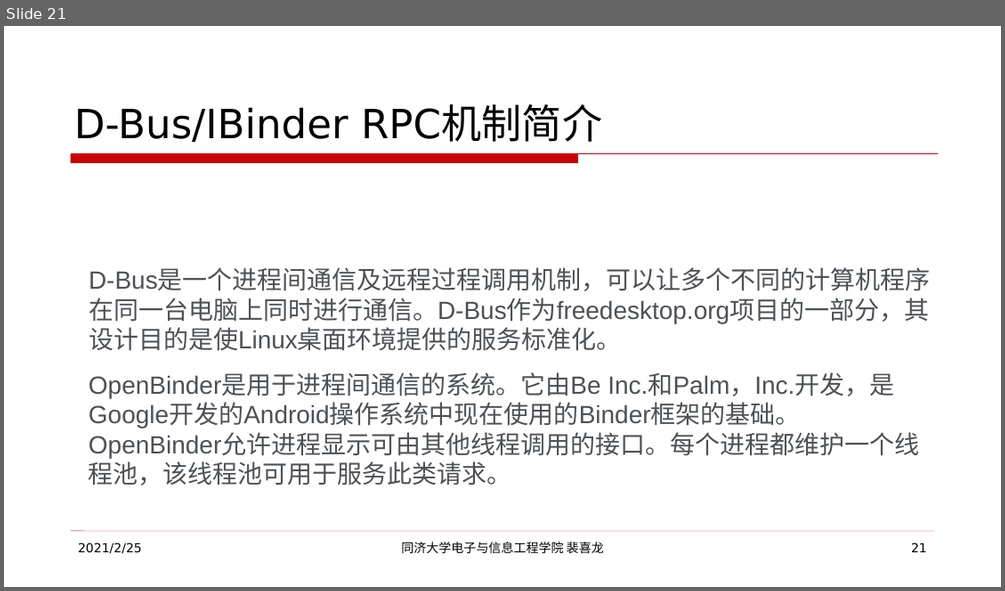
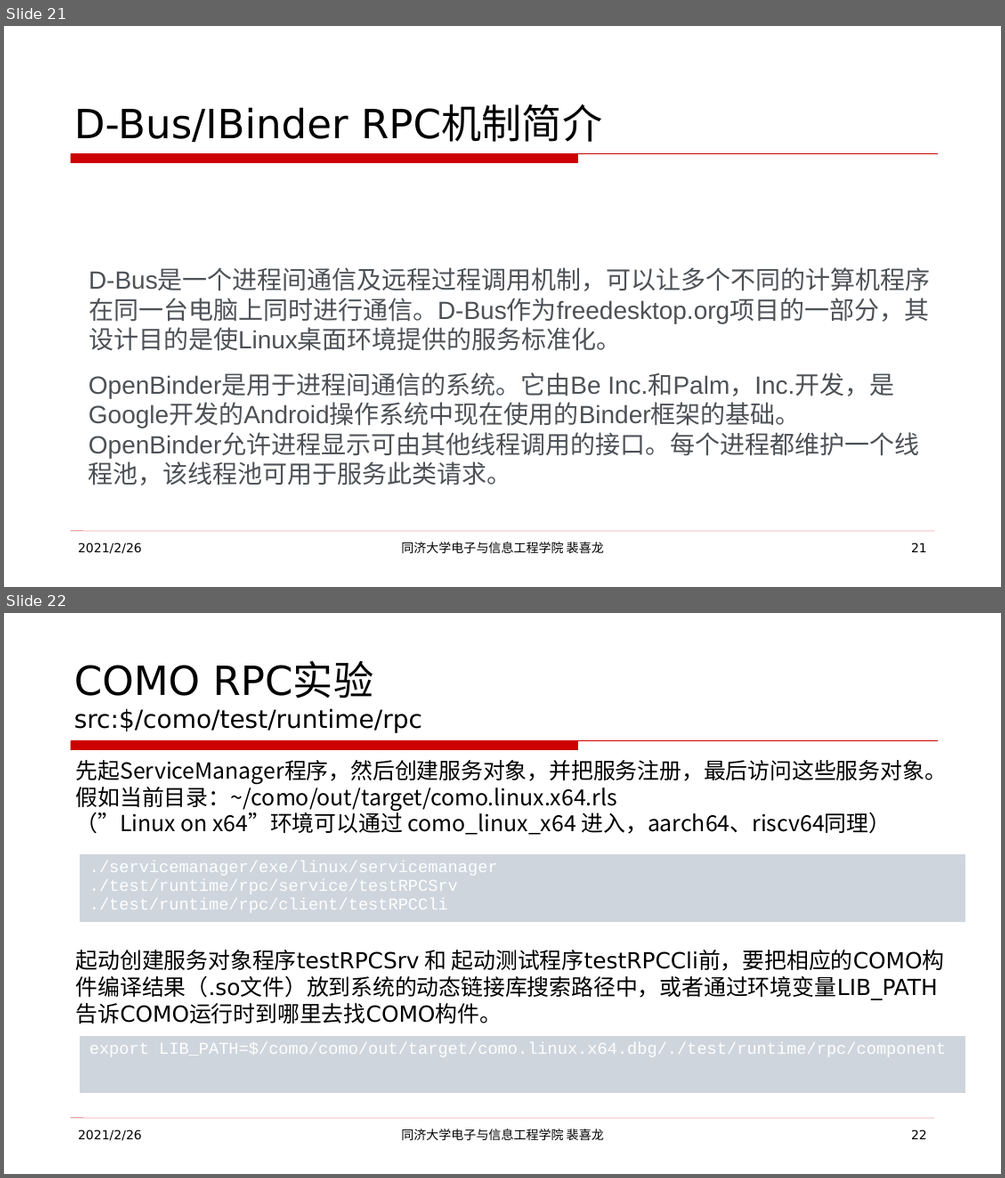
Before and after one commit to XilongPei/como-grammar-manual, a slide deck: COMO远程过程调用RPC/COMO远程过程调用RPC原理.pptx. Shown one above the other, each under a label of ours: slide 21 before the commit, slides 21 and 22 after it. The pictures are 1005x591 and 1005x1178 pixels, drawn with LibreOffice and Linux fonts; fonts in the diff are those of the drawing. Boxes give left, top, right and bottom in pixels: in the first picture for what was removed or moved away, otherwise in the second. Text is boxed around its words. In the diff, an @@ line names an element or a change of style, - is before the commit and + after.

```diff
--- a/COMO远程过程调用RPC/COMO远程过程调用RPC原理.pptx
+++ b/COMO远程过程调用RPC/COMO远程过程调用RPC原理.pptx
@@ slide 22 added at [4, 613, 1001, 1174], background #FFFFFF; not listed: 2 template elements that a slide beside it also shows @@
@@ title added at [74, 663, 422, 733], 18 pt, text #000000 @@
+COMO RPC实验
+src:$/como/test/runtime/rpc
@@ text added at [76, 760, 947, 835], 16 pt, text #000000 @@
+先起ServiceManager程序，然后创建服务对象，并把服务注册，最后访问这些服务对象。
+假如当前目录：~/como/out/target/como.linux.x64.rls
+（”Linux on x64”环境可以通过 como_linux_x64 进入，aarch64、riscv64同理）
@@ table added at [80, 853, 967, 923], 1 rows, 1 columns @@
+./servicemanager/exe/linux/servicemanager / ./test/runtime/rpc/service/testRPCSrv / ./test/runtime/rpc/client/testRPCCli
@@ text added at [76, 949, 945, 1024], 16 pt, text #000000 @@
+起动创建服务对象程序testRPCSrv 和 起动测试程序testRPCCli前，要把相应的COMO构件编译结果（.so文件）放到系统的动态链接库搜索路径中，或者通过环境变量LIB_PATH告诉COMO运行时到哪里去找COMO构件。
@@ table added at [80, 1035, 967, 1087], 1 rows, 1 columns @@
+export LIB_PATH=$/como/como/out/target/como.linux.x64.dbg/./test/runtime/rpc/component
@@ text added at [78, 1129, 142, 1141], 9 pt, text #000000 @@
+2021/2/26
@@ text added at [401, 1128, 604, 1140], 9 pt, text #000000 @@
+同济大学电子与信息工程学院 裴喜龙
@@ page number added at [911, 1129, 927, 1139], 9 pt, text #000000 @@
+22
@@ slide 21 changed as well @@
@@ text at [78, 542, 142, 554]: text changed @@
-2021/2/25
+2021/2/26
```
Also in this commit, not shown: 20 other slides changed, 1 other slide added.
